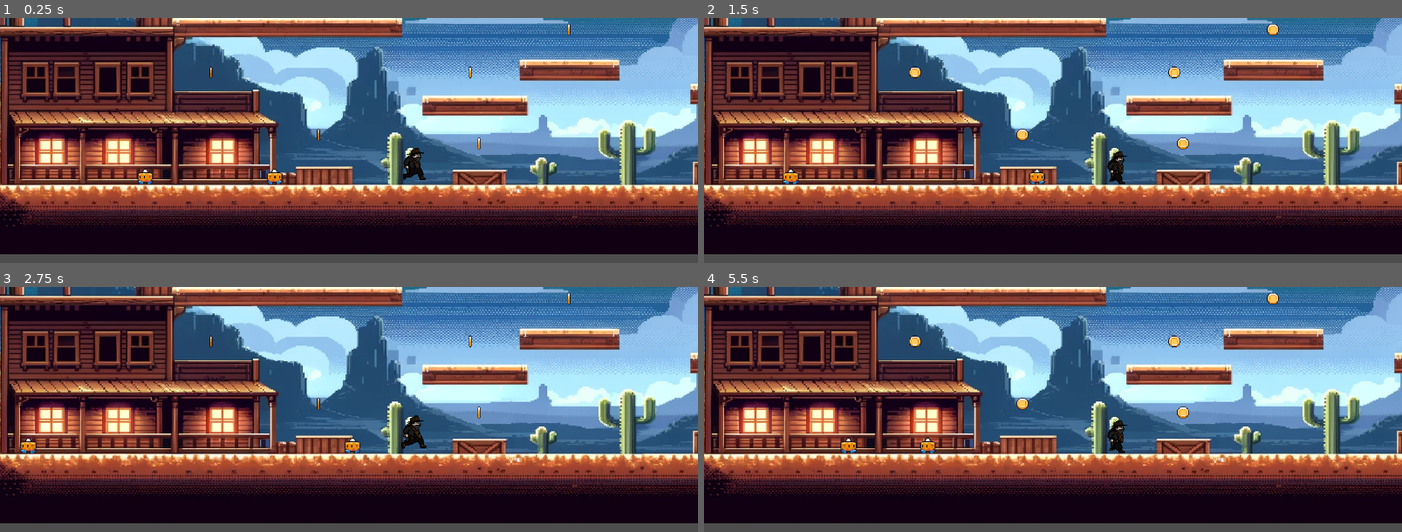
Above: before the commit, frames 1-4 (two rows, left to right).
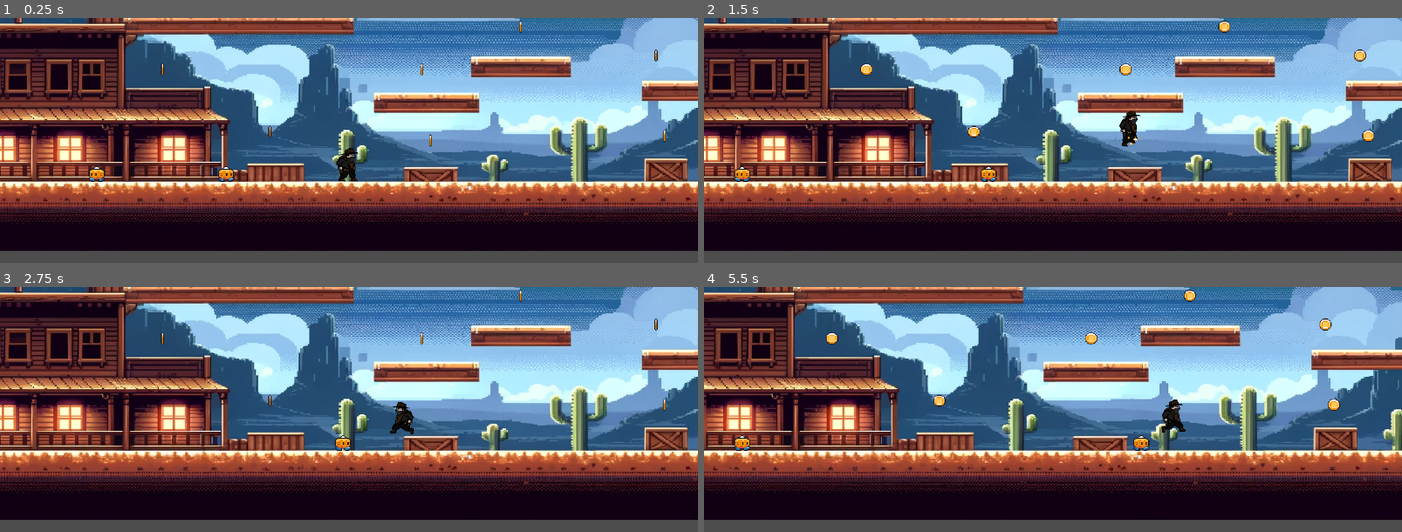
Above: after the commit, the same moments.

Repository: MestreWilll/GodotV4-Learning-ElPistoleiroGame
Game: Godot game, scene res://mundo_01.tscn
Two runs of this game, one before a commit and one after it. Both use one fixed random seed, a clock stepped at 60 frames per second and the inputs below.
Inputs:
- Up to frame 1 (0.25 s): no input
- Up to frame 2 (1.5 s): tap Enter (ui_accept) at 0.5 s; hold D (move_right) from 0.53 s (still down); tap Space (jump) at 0.77 s
- Up to frame 3 (2.75 s): tap Space (jump) at 1.52 s; release D (move_right) at 2.03 s; hold A (move_left) from 2.03 s (still down)
- Up to frame 4 (5.5 s): release A (move_left) at 2.78 s; hold D (move_right) 2.78-4.28 s; tap Space (jump) at 3.02, 3.77, 4.52 s; hold A (move_left) 4.28-5.03 s; hold D (move_right) from 5.03 s (still down)

The runs differ from the first frame. In frame 1, 55% of the frame differs, in the area x 0-100%, y 0-97%; in frame 2, 56%; in frame 3, 55%; in frame 4, 59%.
Error before the commit: Parse Error: Class "Player" hides a global script class. (res://Scripts/Player.gd:1)

Commit message:
Camadas-Inimigo-PL-Hitbox-ADD

Diff:
--- a/Scripts/Player.gd
+++ b/Scripts/Player.gd
@@ -1,10 +1,12 @@
-class_name Player extends CharacterBody2D
+extends CharacterBody2D
+
 
 const SPEED = 280.0
 const JUMP_VELOCITY = -530.0
 
 var gravity = ProjectSettings.get_setting("physics/2d/default_gravity")
 @onready var animation = $AnimatedSprite2D as AnimatedSprite2D
+@onready var remote_transform = $remote as RemoteTransform2D
 
 var is_running = false
 var is_jumping = false
@@ -55,3 +57,20 @@
 				animation.play("idle")
 
 	move_and_slide()
+
+func follow_camera(camera):
+	var camera_path = camera.get_path()  # Supondo que você queria obter o caminho do nó da câmera
+	remote_transform.remote_path = camera_path
+
+# Exemplo de como chamar follow_camera
+# Isso deve ser chamado em algum lugar apropriado no seu script, como no _ready ou em uma função que configura a cena
+
+	# Supondo que você tenha um nó de câmera na sua cena chamado "Camera2D"
+	var camera_node = get_node_or_null("Camera2D")
+	if camera_node:
+		follow_camera(camera_node)
+
+# Isso está assumindo que você tem uma referência ao objeto Player chamado 'player_instance'
+func _on_hurtbox_body_entered(body):
+	if body.is_in_group("enemies"):
+		print("Vc tomou dano")
--- a/Scripts/inimigo3.gd
+++ b/Scripts/inimigo3.gd
@@ -1,4 +1,4 @@
-class_name Inimigo extends CharacterBody2D
+extends CharacterBody2D
 
 const SPEED = 10300.0
 
@@ -11,7 +11,6 @@
 var gravity = ProjectSettings.get_setting("physics/2d/default_gravity")
 
 func _ready():
-	# Verifica se o metadado "Direita" existe e se está ativo
 	if has_meta("Direita") and get_meta("Direita"):
 		direction = 1  # Começa indo para a direita devido à metadado "Direita" ativo
 		detector.scale.x *= -1
@@ -33,3 +32,8 @@
 
 	velocity.x = direction * SPEED * delta
 	move_and_slide()
+
+
+func _on_animated_sprite_2d_animation_finished():
+	if sprite.animation == "hurt":
+		queue_free()
--- /dev/null
+++ b/actor/hitbox.tscn
@@ -0,0 +1,9 @@
+[gd_scene load_steps=2 format=3 uid="uid://bheuo6dl64uvb"]
+
+[ext_resource type="Script" path="res://hitbox.gd" id="1_kqq8r"]
+
+[node name="hitbox" type="Area2D"]
+collision_layer = 16
+script = ExtResource("1_kqq8r")
+
+[connection signal="body_entered" from="." to="." method="_on_body_entered"]
--- a/actor/inimigo2.tscn
+++ b/actor/inimigo2.tscn
@@ -1,9 +1,10 @@
-[gd_scene load_steps=9 format=3 uid="uid://hhqnkdeq8tgd"]
+[gd_scene load_steps=11 format=3 uid="uid://hhqnkdeq8tgd"]
 
 [ext_resource type="Texture2D" uid="uid://bipkpxuu1pbhm" path="res://assets/Sprite Pack 2/4 - Robo Pumpkin/Hurt (16 x 16).png" id="1_lx4q2"]
 [ext_resource type="Script" path="res://Scripts/inimigo3.gd" id="1_rrmku"]
 [ext_resource type="Texture2D" uid="uid://cr1m1k7hegvt5" path="res://assets/Sprite Pack 2/4 - Robo Pumpkin/Standing (16 x 16).png" id="2_k3d0c"]
 [ext_resource type="Texture2D" uid="uid://cjjndly2teqcw" path="res://assets/Sprite Pack 2/4 - Robo Pumpkin/Walking (16 x 16).png" id="3_3q7oc"]
+[ext_resource type="PackedScene" uid="uid://bheuo6dl64uvb" path="res://actor/hitbox.tscn" id="5_5igf0"]
 
 [sub_resource type="AtlasTexture" id="AtlasTexture_nqcj6"]
 atlas = ExtResource("3_3q7oc")
@@ -43,31 +44,46 @@
 "speed": 5.0
 }]
 
-[sub_resource type="CircleShape2D" id="CircleShape2D_s1efg"]
+[sub_resource type="CapsuleShape2D" id="CapsuleShape2D_efgys"]
 radius = 5.83333
+height = 13.4615
 
-[node name="Inimigo" type="CharacterBody2D"]
+[sub_resource type="RectangleShape2D" id="RectangleShape2D_lvc3s"]
+size = Vector2(13, 3)
+
+[node name="Inimigo" type="CharacterBody2D" groups=["enemies"]]
 texture_filter = 1
 position = Vector2(21, -8)
-collision_layer = 0
-collision_mask = 0
+collision_layer = 4
+collision_mask = 34
 up_direction = Vector2(0, 1)
 script = ExtResource("1_rrmku")
 
-[node name="AnimatedSprite2D" type="AnimatedSprite2D" parent="."]
+[node name="AnimatedSprite2D" type="AnimatedSprite2D" parent="." groups=["enemies"]]
 texture_filter = 1
 sprite_frames = SubResource("SpriteFrames_vvnig")
 animation = &"walk"
 autoplay = "walk"
 
 [node name="CollisionShape2D" type="CollisionShape2D" parent="."]
-position = Vector2(0, 2)
+position = Vector2(0, 1)
 scale = Vector2(1.2, 1.04)
-shape = SubResource("CircleShape2D_s1efg")
+shape = SubResource("CapsuleShape2D_efgys")
+debug_color = Color(0.878431, 0.321569, 0.282353, 0.419608)
 
 [node name="AnimationPlayer" type="AnimationPlayer" parent="."]
 
 [node name="RayCast2D" type="RayCast2D" parent="."]
-target_position = Vector2(-20, 0)
+visible = false
+position = Vector2(4, 0)
+target_position = Vector2(-14, 0)
 collision_mask = 7
 metadata/Direita = false
+
+[node name="hitbox" parent="." instance=ExtResource("5_5igf0")]
+
+[node name="CollisionShape2D" type="CollisionShape2D" parent="hitbox"]
+position = Vector2(0, -6)
+shape = SubResource("RectangleShape2D_lvc3s")
+
+[connection signal="animation_finished" from="AnimatedSprite2D" to="." method="_on_animated_sprite_2d_animation_finished"]
--- a/actor/player.tscn
+++ b/actor/player.tscn
@@ -17,10 +17,9 @@
 [ext_resource type="Texture2D" uid="uid://6enq71l542jw" path="res://assets/El Pistoleiro de las noches/SHOOT/shoot2.png" id="15_uiu5n"]
 [ext_resource type="Texture2D" uid="uid://1hjyebdgeic7" path="res://assets/El Pistoleiro de las noches/SHOOT/shoot3.png" id="16_0o7c4"]
 [ext_resource type="Texture2D" uid="uid://c6nomjgea3ewq" path="res://assets/El Pistoleiro de las noches/SHOOT/shoot4.png" id="17_y47p3"]
-[ext_resource type="PackedScene" uid="uid://c4lplqi6djrfe" path="res://actor/hit_box.tscn" id="18_rwo4n"]
 
 [sub_resource type="RectangleShape2D" id="RectangleShape2D_djven"]
-size = Vector2(23, 32.5)
+size = Vector2(23, 33.25)
 
 [sub_resource type="SpriteFrames" id="SpriteFrames_mgnms"]
 animations = [{
@@ -96,12 +95,14 @@
 "speed": 5.0
 }]
 
-[sub_resource type="RectangleShape2D" id="RectangleShape2D_2idqo"]
+[sub_resource type="RectangleShape2D" id="RectangleShape2D_gjf8h"]
+size = Vector2(55, 55)
 
-[node name="Player" type="CharacterBody2D"]
+[node name="Player" type="CharacterBody2D" groups=["player"]]
 z_index = 3
-position = Vector2(14, 0)
-collision_mask = 2
+position = Vector2(0, -30)
+collision_layer = 3
+collision_mask = 6
 safe_margin = 0.001
 script = ExtResource("1_ex7n1")
 metadata/physics_process = 0.0
@@ -112,26 +113,14 @@
 
 [node name="CollisionShape2D" type="CollisionShape2D" parent="."]
 texture_filter = 1
-position = Vector2(747, -32)
+position = Vector2(0, -2.25)
 scale = Vector2(2, 2)
 shape = SubResource("RectangleShape2D_djven")
 one_way_collision_margin = 0.0
 
-[node name="Camera" type="Camera2D" parent="."]
-texture_filter = 1
-position = Vector2(638, -76)
-zoom = Vector2(0.5, 0.5)
-drag_horizontal_enabled = true
-drag_vertical_enabled = true
-drag_horizontal_offset = 0.02
-drag_left_margin = 0.32
-drag_top_margin = 0.47
-drag_right_margin = 0.39
-editor_draw_limits = true
-editor_draw_drag_margin = true
-
 [node name="AnimatedSprite2D" type="AnimatedSprite2D" parent="."]
-position = Vector2(747, -30)
+position = Vector2(0, -0.25)
+scale = Vector2(1, 0.991803)
 sprite_frames = SubResource("SpriteFrames_mgnms")
 animation = &"idle"
 autoplay = "run"
@@ -167,9 +156,16 @@
 action = "shoot"
 visibility_mode = 1
 
-[node name="HitBox" parent="." instance=ExtResource("18_rwo4n")]
+[node name="remote" type="RemoteTransform2D" parent="."]
 
-[node name="CollisionShape2D" type="CollisionShape2D" parent="HitBox"]
-visible = false
-position = Vector2(-107, 17)
-shape = SubResource("RectangleShape2D_2idqo")
+[node name="hurtbox" type="Area2D" parent="."]
+collision_layer = 16
+collision_mask = 4
+
+[node name="CollisionShape2D" type="CollisionShape2D" parent="hurtbox"]
+position = Vector2(-2, -4)
+shape = SubResource("RectangleShape2D_gjf8h")
+debug_color = Color(0.952941, 0, 0.545098, 0.419608)
+
+[connection signal="animation_finished" from="AnimatedSprite2D" to="." method="_on_animated_sprite_2d_animation_finished"]
+[connection signal="body_entered" from="hurtbox" to="." method="_on_hurtbox_body_entered"]
--- /dev/null
+++ b/hitbox.gd
@@ -0,0 +1,11 @@
+extends Area2D
+
+
+func _on_body_entered(body):
+	if body.name == "Player":
+		# Verifique se o nó AnimatedSprite está corretamente configurado
+		if owner.has_node("AnimatedSprite2D"):
+			var animated_sprite = owner.get_node("AnimatedSprite2D")
+			animated_sprite.play("hurt")
+		else:
+			print("AnimatedSprite não encontrado")
--- a/Scripts/HitBox.gd
+++ b/mundo_01.gd
@@ -1,9 +1,11 @@
-extends Area2D
+extends Node2D
 
 
+@onready var Player := $Player as CharacterBody2D
+@onready var camera := $camera as Camera2D
 # Called when the node enters the scene tree for the first time.
 func _ready():
-	pass # Replace with function body.
+	Player.follow_camera(camera)
 
 
 # Called every frame. 'delta' is the elapsed time since the previous frame.
--- a/mundo_01.tscn
+++ b/mundo_01.tscn
@@ -1,6 +1,6 @@
-[gd_scene load_steps=73 format=3 uid="uid://ptsdilhs7433"]
-
-[ext_resource type="Texture2D" uid="uid://dgm8e2ns5jvrm" path="res://assets/Seasonal Tilesets/1 - Grassland/Terrain (16 x 16).png" id="1_oxq8y"]
+[gd_scene load_steps=64 format=3 uid="uid://ptsdilhs7433"]
+
+[ext_resource type="Script" path="res://mundo_01.gd" id="1_861mi"]
 [ext_resource type="PackedScene" uid="uid://dovawc3gc1aoy" path="res://actor/player.tscn" id="3_4e3tx"]
 [ext_resource type="Texture2D" uid="uid://byae1g2l77an1" path="res://assets/El Pistoleiro de las noches/DALL·E 2024-01-12 14.24.44 - A clean 2D pixel art western-style background, extended horizontally for a video game level, with .png" id="4_76tf6"]
 [ext_resource type="PackedScene" uid="uid://bakewi2deters" path="res://coin/coin.tscn" id="4_yvnyr"]
@@ -179,77 +179,28 @@
 [sub_resource type="RectangleShape2D" id="RectangleShape2D_hu6hp"]
 size = Vector2(481.5, 7.5)
 
-[sub_resource type="TileMapPattern" id="TileMapPattern_lhkqy"]
-tile_data = PackedInt32Array(0, 65537, 65537)
-
-[sub_resource type="TileMapPattern" id="TileMapPattern_0cbcm"]
-tile_data = PackedInt32Array(0, 983041, 65538)
-
-[sub_resource type="TileMapPattern" id="TileMapPattern_g71bu"]
-tile_data = PackedInt32Array(0, 589825, 65537)
-
-[sub_resource type="TileMapPattern" id="TileMapPattern_ki7bg"]
-tile_data = PackedInt32Array(0, 327681, 65541)
-
-[sub_resource type="TileMapPattern" id="TileMapPattern_g55dv"]
-tile_data = PackedInt32Array(0, 589825, 65537)
-
-[sub_resource type="TileMapPattern" id="TileMapPattern_pr3aw"]
-tile_data = PackedInt32Array(0, 327681, 65541)
-
-[sub_resource type="TileMapPattern" id="TileMapPattern_4iwox"]
-tile_data = PackedInt32Array(0, 589825, 65537)
-
-[sub_resource type="TileSetAtlasSource" id="TileSetAtlasSource_4dupr"]
-texture = ExtResource("1_oxq8y")
-texture_region_size = Vector2i(48, 17)
-3:1/0 = 0
-3:1/0/physics_layer_0/linear_velocity = Vector2(0, 0)
-3:1/0/physics_layer_0/angular_velocity = 0.0
-3:1/0/physics_layer_0/polygon_0/points = PackedVector2Array(-8, -8, -8, 8, 8, 8, 8, -8)
-4:1/0 = 0
-4:1/0/physics_layer_0/linear_velocity = Vector2(0, 0)
-4:1/0/physics_layer_0/angular_velocity = 0.0
-4:1/0/physics_layer_0/polygon_0/points = PackedVector2Array(-8, -8, -8, 8, 8, 8, 8, -8)
-3:2/0 = 0
-3:2/0/physics_layer_0/linear_velocity = Vector2(0, 0)
-3:2/0/physics_layer_0/angular_velocity = 0.0
-3:2/0/physics_layer_0/polygon_0/points = PackedVector2Array(-8, -8, 8, -8, 8, 8, -8, 8)
-4:2/0 = 0
-4:2/0/physics_layer_0/linear_velocity = Vector2(0, 0)
-4:2/0/physics_layer_0/angular_velocity = 0.0
-4:2/0/physics_layer_0/polygon_0/points = PackedVector2Array(-8, -8, 8, -8, 8, 8, -8, 8)
-1:0/0 = 0
-1:0/0/physics_layer_0/linear_velocity = Vector2(0, 0)
-1:0/0/physics_layer_0/angular_velocity = 0.0
-1:0/0/physics_layer_0/polygon_0/points = PackedVector2Array(-8, -8, 8, -8, 8, 8, -8, 8)
-1:1/0 = 0
-1:1/0/physics_layer_0/linear_velocity = Vector2(0, 0)
-1:1/0/physics_layer_0/angular_velocity = 0.0
-1:1/0/physics_layer_0/polygon_0/points = PackedVector2Array(-10.5, -12.5, 10.5, -12.5, 10.5, 12.5, -10.5, 12.5)
-1:2/0 = 0
-1:2/0/physics_layer_0/linear_velocity = Vector2(0, 0)
-1:2/0/physics_layer_0/angular_velocity = 0.0
-1:2/0/physics_layer_0/polygon_0/points = PackedVector2Array(-10.5, -8.5, 10.5, -8.5, 10.5, 8.5, -10.5, 8.5)
-1:2/0/physics_layer_0/polygon_0/one_way = true
-1:3/0 = 0
-1:3/0/physics_layer_0/linear_velocity = Vector2(0, 0)
-1:3/0/physics_layer_0/angular_velocity = 0.0
-
-[sub_resource type="TileSet" id="TileSet_i3w13"]
-physics_layer_0/collision_layer = 2
-physics_layer_0/collision_mask = 0
-sources/0 = SubResource("TileSetAtlasSource_4dupr")
-pattern_0 = SubResource("TileMapPattern_lhkqy")
-pattern_1 = SubResource("TileMapPattern_0cbcm")
-pattern_2 = SubResource("TileMapPattern_g71bu")
-pattern_3 = SubResource("TileMapPattern_ki7bg")
-pattern_4 = SubResource("TileMapPattern_g55dv")
-pattern_5 = SubResource("TileMapPattern_pr3aw")
-pattern_6 = SubResource("TileMapPattern_4iwox")
-
 [node name="Mundo-01" type="Node2D"]
 position = Vector2(-1, 33)
+script = ExtResource("1_861mi")
+
+[node name="Player" parent="." instance=ExtResource("3_4e3tx")]
+texture_filter = 1
+position = Vector2(1698, 261)
+scale = Vector2(2, 2)
+metadata/_edit_group_ = true
+
+[node name="camera" type="Camera2D" parent="."]
+texture_filter = 1
+position = Vector2(1619, -151)
+zoom = Vector2(0.5, 0.5)
+drag_horizontal_enabled = true
+drag_vertical_enabled = true
+drag_horizontal_offset = 0.02
+drag_left_margin = 0.32
+drag_top_margin = 0.47
+drag_right_margin = 0.39
+editor_draw_limits = true
+editor_draw_drag_margin = true
 
 [node name="Coins" type="Node2D" parent="."]
 z_index = 3
@@ -358,6 +309,44 @@
 z_index = 2
 position = Vector2(2001, 171)
 scale = Vector2(2.75999, 2.68)
+
+[node name="CanvasLayer" type="CanvasLayer" parent="."]
+
+[node name="CanvasGroup" type="CanvasGroup" parent="CanvasLayer"]
+
+[node name="InimigosTodos" type="Node2D" parent="."]
+
+[node name="Inimigo" parent="InimigosTodos" groups=["enemies"] instance=ExtResource("5_7w381")]
+z_index = 3
+position = Vector2(820, 293)
+scale = Vector2(4.24, 3.64)
+metadata/direita = false
+
+[node name="Inimigo2" parent="InimigosTodos" groups=["enemies"] instance=ExtResource("5_7w381")]
+z_index = 3
+position = Vector2(1208, 294)
+scale = Vector2(4.24, 3.64)
+metadata/Direita = true
+
+[node name="Node2D" type="Node2D" parent="."]
+
+[node name="Background" type="Sprite2D" parent="Node2D"]
+z_index = 1
+position = Vector2(2091, -380)
+scale = Vector2(2.37221, 1.87012)
+texture = ExtResource("4_76tf6")
+
+[node name="Background3" type="Sprite2D" parent="Node2D"]
+z_index = 1
+position = Vector2(6342, -380)
+scale = Vector2(2.37221, 1.87012)
+texture = ExtResource("4_76tf6")
+
+[node name="Background2" type="Sprite2D" parent="Node2D"]
+z_index = 1
+position = Vector2(-2160, -380)
+scale = Vector2(2.37221, 1.87012)
+texture = ExtResource("4_76tf6")
 
 [node name="Chão e Plataformas" type="Node2D" parent="."]
 z_index = 3
@@ -365,8 +354,8 @@
 [node name="StaticBody2D" type="StaticBody2D" parent="Chão e Plataformas"]
 position = Vector2(244, 312)
 scale = Vector2(2, 2)
-collision_layer = 6
-collision_mask = 6
+collision_layer = 2
+collision_mask = 5
 physics_material_override = SubResource("PhysicsMaterial_m6gr8")
 
 [node name="Plataforma1" type="CollisionShape2D" parent="Chão e Plataformas/StaticBody2D"]
@@ -703,64 +692,3 @@
 position = Vector2(269.75, -104.75)
 shape = SubResource("RectangleShape2D_hu6hp")
 one_way_collision = true
-
-[node name="EditMundo" type="TileMap" parent="."]
-z_index = 1
-z_as_relative = false
-position = Vector2(-1, -0.999981)
-tile_set = SubResource("TileSet_i3w13")
-format = 2
-layer_0/name = "Ground"
-layer_1/name = "arvores"
-layer_1/enabled = true
-layer_1/modulate = Color(1, 1, 1, 1)
-layer_1/y_sort_enabled = false
-layer_1/y_sort_origin = 0
-layer_1/z_index = 0
-layer_1/tile_data = PackedInt32Array(1048579, 65537, 65537, 1048610, 589825, 65537, 1114117, 983041, 65538, 1048585, 589825, 65537, 1114124, 327681, 65541, 1114132, 327681, 65541, 1048599, 589825, 65537)
-
-[node name="Background" type="Sprite2D" parent="EditMundo"]
-z_index = 1
-position = Vector2(2092, -379)
-scale = Vector2(2.37221, 1.87012)
-texture = ExtResource("4_76tf6")
-
-[node name="Background3" type="Sprite2D" parent="EditMundo"]
-z_index = 1
-position = Vector2(6343, -379)
-scale = Vector2(2.37221, 1.87012)
-texture = ExtResource("4_76tf6")
-
-[node name="Background2" type="Sprite2D" parent="EditMundo"]
-z_index = 1
-position = Vector2(-2159, -379)
-scale = Vector2(2.37221, 1.87012)
-texture = ExtResource("4_76tf6")
-
-[node name="CanvasLayer" type="CanvasLayer" parent="."]
-
-[node name="CanvasGroup" type="CanvasGroup" parent="CanvasLayer"]
-
-[node name="Player" parent="." instance=ExtResource("3_4e3tx")]
-texture_filter = 1
-position = Vector2(244, 312)
-scale = Vector2(2, 2)
-metadata/_edit_group_ = true
-
-[node name="InimigosTodos" type="Node2D" parent="."]
-
-[node name="Inimigo" parent="InimigosTodos" instance=ExtResource("5_7w381")]
-z_index = 3
-position = Vector2(820, 293)
-scale = Vector2(4.24, 3.64)
-collision_layer = 6
-collision_mask = 2
-metadata/direita = false
-
-[node name="Inimigo2" parent="InimigosTodos" instance=ExtResource("5_7w381")]
-z_index = 3
-position = Vector2(1208, 294)
-scale = Vector2(4.24, 3.64)
-collision_layer = 6
-collision_mask = 2
-metadata/Direita = true
Not shown: 1 places in actor/player.tscn that only renumber resources
